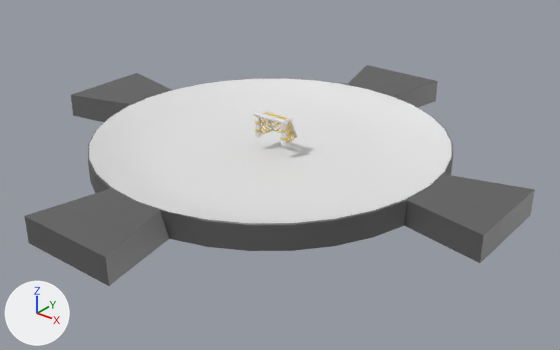
An edit to the FBX model Assets/3D_Models/Futebol/Futebol.fbx, drawn before and after from the same camera.
Both versions are drawn from a 50 mm camera at (50.6, -61.6, 34.3) aimed at (1.9, -0.8, -3.4). Lighting does not change. The marker at lower left points along +X, +Y and +Z. The picture after the commit comes second.

Names of what the first picture shows: 'Arena', 'Gol', 'Rede'.
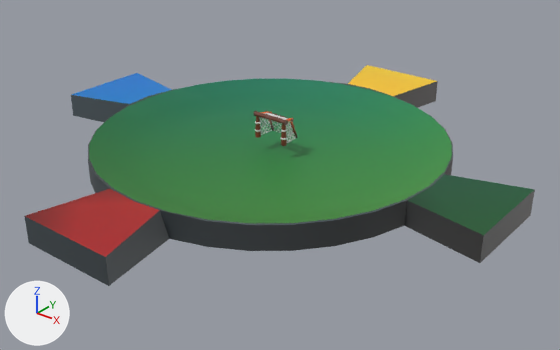
What the commit changed:
Picture 'MapaBananaPartyEmission.png' (img_mapabananapartyemission_png) is new.
Material 'ColorMap' (mat_colormap) is new.
Its texture is img_mapabananapartyemission_png.
me_circle_001 has 229 vertices, 208 faces and spans x -28.1..28.1, y -28.1..28.1, z -2.2..0.6.
me_circle_001 is used by ob_arena; location (0.0, 0.0, 0.0).
me_circle_001 part 1: all 128 faces that had it switch from mat_grama (white #e7e7e7) to mat_colormap (picture img_mapabananapartyemission_png).
me_circle_001 part 2: all 80 faces that had it switch from mat_arena (grey #7d7d7d) to mat_colormap (picture img_mapabananapartyemission_png).
me_circle_001 part 3: texture (UV) coordinates of 208 of 208 faces, centred in x -28.1..28.1, y -28.1..28.1, z -1.6..0.6, changed; they spanned u 0.0..1.0, v 0.0..0.99 and now span u 0.4..0.74, v 0.57..0.63.
me_cylinder_001 has 832 vertices, 804 faces and spans x -2.24..2.24, y -0.38..2.61, z -0.02..2.99.
me_cylinder_001 is used by ob_gol; location (0.0, 0.0, 0.0).
me_cylinder_001 no longer uses material mat_woodmiolo (white #e7e7e7).
me_cylinder_001 part 4: all 205 faces that had it switch from mat_woodsideways (white #e7e7e7) to mat_colormap (picture img_mapabananapartyemission_png).
me_cylinder_001 part 5: all 264 faces that had it switch from mat_woodupways (white #e7e7e7) to mat_colormap (picture img_mapabananapartyemission_png).
me_cylinder_001 part 6: all 288 faces that had it switch from mat_ropes2 (yellow #e7c140) to mat_grama (white #e7e7e7).
me_plane_002 has 944 vertices, 1184 faces and spans x -1.98..1.98, y -0.1..2.5, z 0.0..2.82.
me_plane_002 no longer uses material mat_ropes2 (yellow #e7c140).
me_plane_002 gains material mat_grama (white #e7e7e7).

Where the change shows, as pixel boxes [x1, y1, x2, y2] in the pictures (560 x 350 px):
'Arena', recoloured, surface changed (white to green)
    both: [24, 65, 535, 286]
'Rede', recoloured
    both: [260, 113, 296, 143]
part 1 of me_circle_001, recoloured (white to green)
    both: [89, 79, 452, 223]
part 2 of me_circle_001, recoloured
    both: [24, 65, 535, 286]
part 3 of me_circle_001, surface changed (white to green)
    both: [24, 65, 535, 286]
part 4 of me_cylinder_001, recoloured (white to brown)
    both: [254, 111, 293, 125]
part 5 of me_cylinder_001, recoloured (white to brown)
    both: [255, 111, 298, 146]
part 6 of me_cylinder_001, recoloured
    both: [255, 121, 287, 140]
